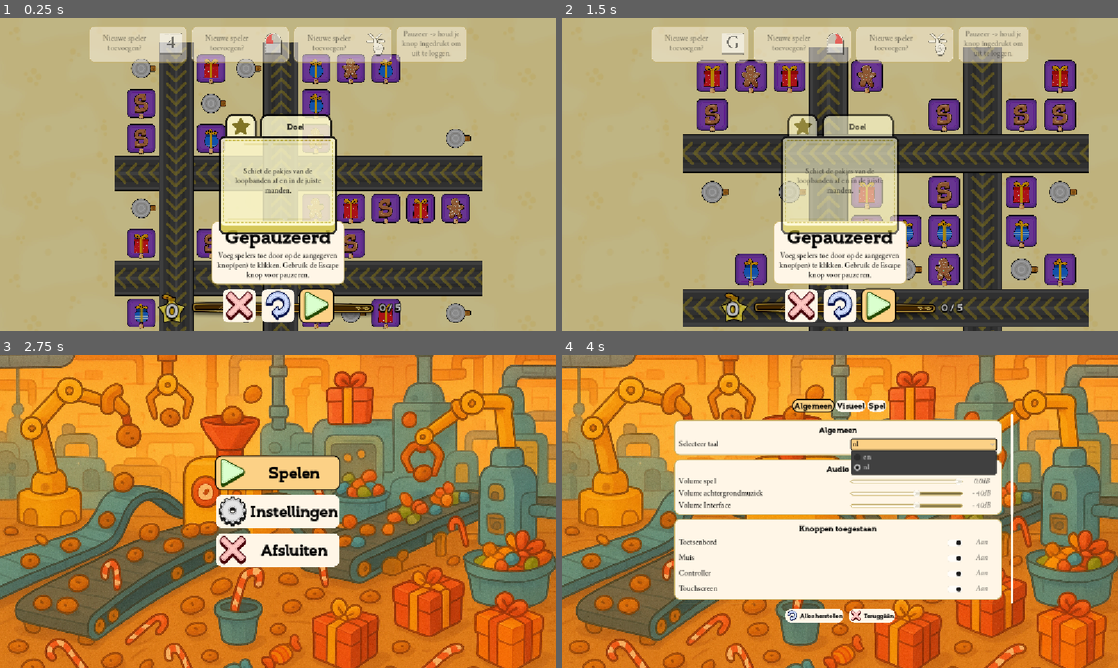
Above: before the commit, frames 1-4 (two rows, left to right).
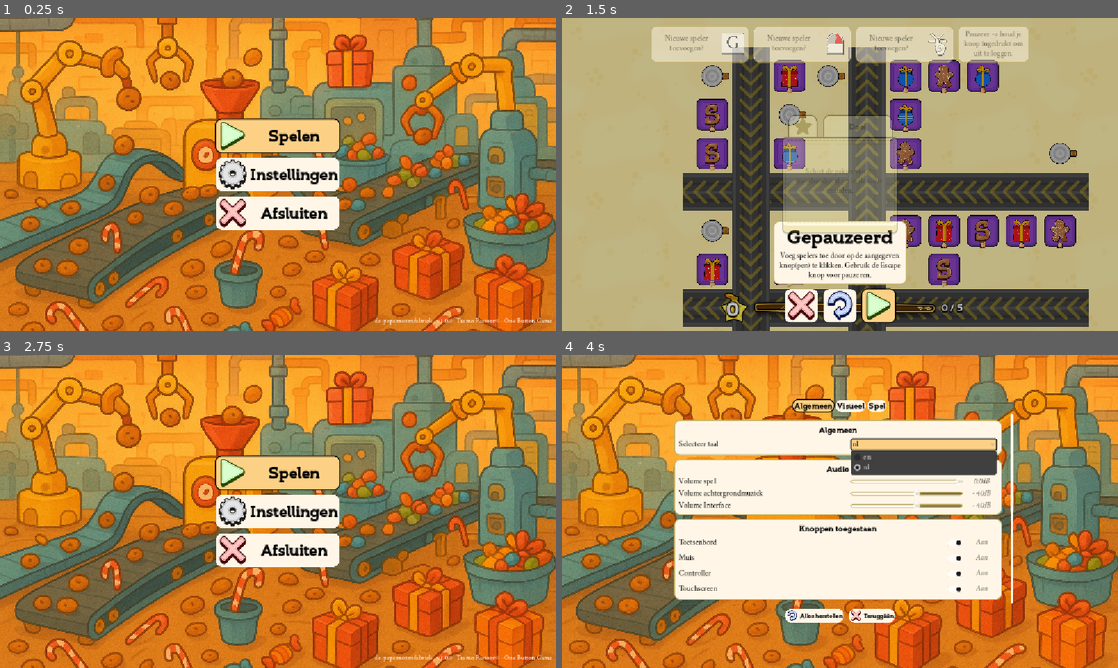
Above: after the commit, the same moments.

Repository: Pandaqi/pepernotenfabriek
Game: Godot game, scene res://pq-obg/game_loop/menu/menu.tscn
Two runs of this game, one before a commit and one after it. Both use one fixed random seed, a clock stepped at 60 frames per second and the inputs below. Before the commit the project starts from res://pepernotenfabriek/main.tscn.
Inputs (mouse positions are in pixels of both pictures, inside the frame that each line leads up to):
- Up to frame 1 (0.25 s): no input
- Up to frame 2 (1.5 s): click (801, 305) at 0.52 s; click "Spelen" at 1.25 s
- Up to frame 3 (2.75 s): click (239, 642) at 2 s
- Up to frame 4 (4 s): click "Instellingen" at 2.75 s; click "nl" at 3.5 s

The runs differ from the first frame. In frame 1, 99% of the frame differs, in the area x 0-100%, y 0-100%; in frame 2, 37%; in frame 3, 0.2%; in frame 4, less than 0.1%.
Error before the commit: Invalid access to property or key 'timeout' on a base object of type 'Nil'. (res://pq-obg/tutorial/tutorial_sprite.gd:36)

Commit message:
Finished

Diff:
--- a/pepernotenfabriek/map/map.gd
+++ b/pepernotenfabriek/map/map.gd
@@ -15,12 +15,9 @@
 	map_data.cache_gifts(self, gift_scene)
 	map_data.cache_bullets(self, bullet_scene)
 
-	map_data.out_of_bullets.connect(_on_out_of_bullets)
-
-	while not generator.is_valid():
+	var num_tries := 0
+	var max_tries := 1000
+	while not generator.is_valid() and num_tries < max_tries:
+		num_tries += 1
 		generator.generate()
 	visualizer.visualize(generator)
-
-func _on_out_of_bullets() -> void:
-	print("GAME OVER! Out of bullets")
-	return
--- a/pq-obg/animation/tween_manager.gd
+++ b/pq-obg/animation/tween_manager.gd
@@ -19,12 +19,12 @@
 	obj.modulate.a = 0.0
 
 	var tw := create_tween().set_pause_mode(Tween.TWEEN_PAUSE_PROCESS)
-	tw.tween_property(obj, "modulate:a", 1.0, base_duration)
+	tw.tween_property(obj, "modulate:a", 1.0, dur)
 	return tw
 
 func play_fadeout_tween(obj:Node, dur := base_duration) -> Tween:
 	obj.modulate.a = 1.0
 
 	var tw := create_tween().set_pause_mode(Tween.TWEEN_PAUSE_PROCESS)
-	tw.tween_property(obj, "modulate:a", 0.0, base_duration)
+	tw.tween_property(obj, "modulate:a", 0.0, dur)
 	return tw
--- a/pq-obg/game_loop/menu/main_menu.gd
+++ b/pq-obg/game_loop/menu/main_menu.gd
@@ -7,11 +7,22 @@
 @export var settings_btn : Button
 @export var quit_btn : Button
 
+@export var label_credits : Label
+
 func _ready() -> void:
 	if Global.config_shared.clear_input_at_menu: Global.input.clear()
 	settings.active_changed.connect(_on_settings_active_changed)
 	grab_focus()
 	set_icons()
+	show_credits()
+
+func show_credits() -> void:
+	var string := "{game_id} · v{version} · {author}© · One Button Game".format({
+		"game_id": Global.config_shared.game_id,
+		"version": Global.config_shared.game_version,
+		"author": Global.config_shared.game_author
+	})
+	label_credits.set_text(string)
 
 func set_icons() -> void:
 	play_btn.icon = Global.config_shared.icon_play
--- a/pq-obg/game_loop/menu/menu.tscn
+++ b/pq-obg/game_loop/menu/menu.tscn
@@ -13,12 +13,13 @@
 
 [node name="BG" parent="." unique_id=1882044302 instance=ExtResource("1_klxda")]
 
-[node name="Main" type="CanvasLayer" parent="." unique_id=638506886 node_paths=PackedStringArray("settings", "play_btn", "settings_btn", "quit_btn")]
+[node name="Main" type="CanvasLayer" parent="." unique_id=638506886 node_paths=PackedStringArray("settings", "play_btn", "settings_btn", "quit_btn", "label_credits")]
 script = ExtResource("1_g206a")
 settings = NodePath("../Settings")
 play_btn = NodePath("Control/CenterContainer/VBoxContainer/Play")
 settings_btn = NodePath("Control/CenterContainer/VBoxContainer/Settings")
 quit_btn = NodePath("Control/CenterContainer/VBoxContainer/Quit")
+label_credits = NodePath("MarginContainer/LabelCredits")
 
 [node name="Control" type="Control" parent="Main" unique_id=1841443822]
 layout_mode = 3
@@ -54,6 +55,28 @@
 layout_mode = 2
 text = "MENU_QUIT"
 icon = ExtResource("6_p2nwr")
+
+[node name="MarginContainer" type="MarginContainer" parent="Main" unique_id=1727733209]
+anchors_preset = 3
+anchor_left = 1.0
+anchor_top = 1.0
+anchor_right = 1.0
+anchor_bottom = 1.0
+offset_left = -94.0
+offset_top = -40.0
+grow_horizontal = 0
+grow_vertical = 0
+theme = ExtResource("1_axedv")
+theme_override_constants/margin_left = 8
+theme_override_constants/margin_top = 8
+theme_override_constants/margin_right = 8
+theme_override_constants/margin_bottom = 8
+
+[node name="LabelCredits" type="Label" parent="Main/MarginContainer" unique_id=89014253]
+layout_mode = 2
+theme_override_colors/font_color = Color(1, 1, 1, 1)
+theme_override_font_sizes/font_size = 14
+text = "Lalalalalal"
 
 [node name="Settings" type="CanvasLayer" parent="." unique_id=1838816528 node_paths=PackedStringArray("reset_btn", "close_btn")]
 script = ExtResource("3_qagmd")
--- a/pq-obg/localization/obg.csv
+++ b/pq-obg/localization/obg.csv
@@ -71,7 +71,9 @@
 ST_TUT_FONT_SIZE,Tutorial Font Size,Uitleg tekstgrootte
 ST_TUT_FONT_SIZE_TT,"If the tutorial images are text-based, this decides how large that text is.","Als de uitleg via tekst gedaan wordt, dan bepaald dit de grootte daarvan."
 ST_TUT_DELAY,Delay between tutorial images,Vertraging tonen uitlegplaatjes
-ST_TUT_DELAY_TT,How much time the system waits before showing the next explanation image.,Hoe lang het systeem wacht voordat het doorgaat naar het volgende uitlegplaatje.
+ST_TUT_DELAY_TT,How much time the system waits before showing the next explanation image (0 = show all immediately).,Hoe lang het systeem wacht voordat het doorgaat naar het volgende uitlegplaatje (0 = laat allemaal direct zien).
+ST_TUT_DELAY_REMOVE,Delay before removing tutorial images,Vertraging verwijderen uitlegplaatjes
+ST_TUT_DELAY_TT,How much time the system waits before removing an existing explanation image (0 = stays forever).,Hoe lang het systeem wacht voordat het een bestaand uitlegplaatje weer vervaagd (0 = blijft altijd).
 ST_BUTTON_VIS_SCALE,Button Hint Scale,Grootte speelknoppen
 ST_BUTTON_VIS_SCALE_TT,How large instructions should be for which button to press.,Hoe groot de knoppen moeten zijn die je vertellen wat je als speler moet indrukken.
 ST_BUTTON_INSTRUC_SIZE_ICON,Instructions Icon Size,Grootte van icoontje in knop-instructies
--- a/pq-obg/settings/config_shared_data.gd
+++ b/pq-obg/settings/config_shared_data.gd
@@ -1,8 +1,10 @@
 extends Resource
 class_name ConfigSharedData
 
+@export_group("Game")
 @export var game_id : String = "game-id"
-@export var clear_input_at_menu := true
+@export var game_version : String = "1.0.0"
+@export var game_author : String = "Tiamo Pastoor"
 @export var language_default := "en"
 @export var game_scene : String
 @export var game_over_data : GameOverData
@@ -102,6 +104,7 @@
 @export var allow_login_by_clicking_instruction := true
 @export var input_removal_type := InputManager.ButtonRemovalType.HOLD_COND
 @export var input_check_login_on_released := true
+@export var clear_input_at_menu := true
 
 @export_group("Players")
 @export var player_colors : Array[Color] = [
@@ -139,12 +142,12 @@
 @export var tutorial_enabled := true
 @export var tutorials : Array[TutorialStage] = []
 @export var tutorials_debug : Array[TutorialStage] = []
-@export var tutorial_delay := 5.5 # seconds before next tutorial appears
-@export var tutorial_delay_remove := 5.0 # seconds before that tutorial fades away again
+@export var tutorial_delay := 6.0 # seconds before next tutorial appears
+@export var tutorial_delay_remove := 12.0 # seconds before that tutorial fades away again
 @export var tutorial_scale := 1.0
 @export var tutorial_heading_font_size : int = 16
 @export var tutorial_content_font_size : int = 16
-@export var tutorial_only_once := false # if so, doesn't repeat the tutorial any time you pause
+@export var tutorial_only_once := true # if so, doesn't repeat the tutorial any time you pause
 
 @export_group("UI")
 @export var tutorial_anchor := ScreenAnchorTool.Anchor.CENTER
--- a/pq-obg/settings/default/group_tutorial.tres
+++ b/pq-obg/settings/default/group_tutorial.tres
@@ -1,13 +1,14 @@
-[gd_resource type="Resource" script_class="SettingGroup" load_steps=7 format=3 uid="uid://37j7qn76ufvv"]
+[gd_resource type="Resource" script_class="SettingGroup" load_steps=8 format=3 uid="uid://37j7qn76ufvv"]
 
 [ext_resource type="Script" uid="uid://c7uqyg8sqnc02" path="res://pq-obg/settings/setting_group.gd" id="1_x7dsr"]
 [ext_resource type="Script" uid="uid://cu5ytdnryre03" path="res://pq-obg/settings/setting.gd" id="2_qr5ne"]
 [ext_resource type="Resource" uid="uid://bpnt4x03u3k8n" path="res://pq-obg/settings/default/setting_tutorial_delay.tres" id="3_4b0x7"]
 [ext_resource type="Resource" uid="uid://cjnfnh4ucu6ii" path="res://pq-obg/settings/default/setting_tutorial_enabled.tres" id="3_i73lk"]
 [ext_resource type="Resource" uid="uid://bce1ttm4utk0v" path="res://pq-obg/settings/default/setting_tutorial_scale.tres" id="4_lr77m"]
+[ext_resource type="Resource" uid="uid://8oid5t8gjeat" path="res://pq-obg/settings/default/setting_tutorial_delay_remove.tres" id="6_2vx5b"]
 [ext_resource type="Resource" uid="uid://b2fbr0mmbnwc3" path="res://pq-obg/settings/default/setting_tutorial_font_size.tres" id="6_qbna2"]
 
 [resource]
 script = ExtResource("1_x7dsr")
-settings = Array[ExtResource("2_qr5ne")]([ExtResource("3_i73lk"), ExtResource("4_lr77m"), ExtResource("3_4b0x7"), ExtResource("6_qbna2")])
+settings = Array[ExtResource("2_qr5ne")]([ExtResource("3_i73lk"), ExtResource("4_lr77m"), ExtResource("3_4b0x7"), ExtResource("6_2vx5b"), ExtResource("6_qbna2")])
 label = "ST_GROUP_TUTORIAL"
--- a/pq-obg/settings/default/setting_tutorial_delay.tres
+++ b/pq-obg/settings/default/setting_tutorial_delay.tres
@@ -8,4 +8,5 @@
 type_unit = 2
 key = "tutorial_delay"
 label = "ST_TUT_DELAY"
+min_value = 0.0
 max_value = 10.0
--- /dev/null
+++ b/pq-obg/settings/default/setting_tutorial_delay_remove.tres
@@ -0,0 +1,12 @@
+[gd_resource type="Resource" script_class="Setting" load_steps=2 format=3 uid="uid://8oid5t8gjeat"]
+
+[ext_resource type="Script" uid="uid://cu5ytdnryre03" path="res://pq-obg/settings/setting.gd" id="1_al6gg"]
+
+[resource]
+script = ExtResource("1_al6gg")
+type = 1
+type_unit = 2
+key = "tutorial_delay_remove"
+label = "ST_TUT_DELAY_REMOVE"
+min_value = 0.0
+max_value = 50.0
--- a/pq-obg/tutorial/tutorial_sprite.gd
+++ b/pq-obg/tutorial/tutorial_sprite.gd
@@ -82,9 +82,8 @@
 
 func appear() -> void:
 	show()
-	Global.tween.play_fadein_tween(self, 1.0)
+	Global.tween.play_fadein_tween(self, 0.66)
 
-	# @TODO: handle it gracefully when pause menu is closed
 	timer.stop()
 	timer.wait_time = Global.config_shared.tutorial_delay_remove
 	var should_remove := timer.wait_time > 0.03
@@ -92,6 +91,6 @@
 		timer.start()
 
 func _on_timer_timeout() -> void:
-	var tw := Global.tween.play_fadeout_tween(self, 1.0)
+	var tw := Global.tween.play_fadeout_tween(self, 0.66)
 	await tw.finished
 	hide()
--- a/pq-obg/tutorial/tutorial_sprite.tscn
+++ b/pq-obg/tutorial/tutorial_sprite.tscn
@@ -5,7 +5,7 @@
 [ext_resource type="Texture2D" uid="uid://cbue28i4wsoti" path="res://pq-obg/ui/textures/icon_reset.tres" id="4_an53l"]
 [ext_resource type="Theme" uid="uid://ba2lixeo4d30y" path="res://pq-obg/ui/default_theme.tres" id="4_u3wn5"]
 
-[node name="TutorialSprite" type="Control" unique_id=1073214069 node_paths=PackedStringArray("texture_background", "texture_content", "label_heading", "label_content", "label_heading_icon", "heading_hbox", "margin_container", "margin_container_texture")]
+[node name="TutorialSprite" type="Control" unique_id=1073214069 node_paths=PackedStringArray("texture_background", "texture_content", "label_heading", "label_content", "label_heading_icon", "heading_hbox", "margin_container", "margin_container_texture", "timer")]
 custom_minimum_size = Vector2(256, 256)
 layout_mode = 3
 anchors_preset = 8
@@ -24,6 +24,10 @@
 heading_hbox = NodePath("MarginContainer/VBoxContainer/HBoxContainer")
 margin_container = NodePath("MarginContainer")
 margin_container_texture = NodePath("MarginContainer/VBoxContainer/Control/MarginContainer")
+timer = NodePath("Timer")
+
+[node name="Timer" type="Timer" parent="." unique_id=714718452]
+one_shot = true
 
 [node name="TextureBackground" type="TextureRect" parent="." unique_id=1841029731]
 layout_mode = 1
@@ -100,6 +104,3 @@
 horizontal_alignment = 1
 vertical_alignment = 1
 autowrap_mode = 3
-
-[node name="Timer" type="Timer" parent="." unique_id=714718452]
-one_shot = true
--- a/pq-obg/ui/button_instructions/button_instruction.gd
+++ b/pq-obg/ui/button_instructions/button_instruction.gd
@@ -15,6 +15,7 @@
 
 func _ready() -> void:
 	gui_input.connect(_on_input_event)
+	button_container.gui_input.connect(_on_input_event)
 
 func activate(btn: InputButton, tp:Type) -> void:
 	set_type(tp)
--- a/project.godot
+++ b/project.godot
@@ -11,7 +11,7 @@
 [application]
 
 config/name="De Pepernotenfabriek"
-run/main_scene="uid://na47h6r8oeyx"
+run/main_scene="uid://cgdjav32fnyi8"
 config/features=PackedStringArray("4.6", "GL Compatibility")
 config/icon="res://icon.svg"
 
@@ -40,3 +40,4 @@
 
 renderer/rendering_method="gl_compatibility"
 renderer/rendering_method.mobile="gl_compatibility"
+textures/vram_compression/import_etc2_astc=true
Binary file added: non-game/assets/pepernoot.webp
Not shown: 1 places in pepernotenfabriek/main.tscn that only renumber resources
Binary file added: pepernotenfabriek/shared/pepernoot.webp
Not shown, added: pepernotenfabriek/shared/pepernoot.webp.import
Binary file changed: pq-obg/ui/ui_shared.webp
Not shown, changed: non-game/de-pepernotenfabriek-assets.af
Not shown, added: non-game/de-pepernotenfabriek-assets.af~lock~
Not shown, changed: non-game/devlog.md
